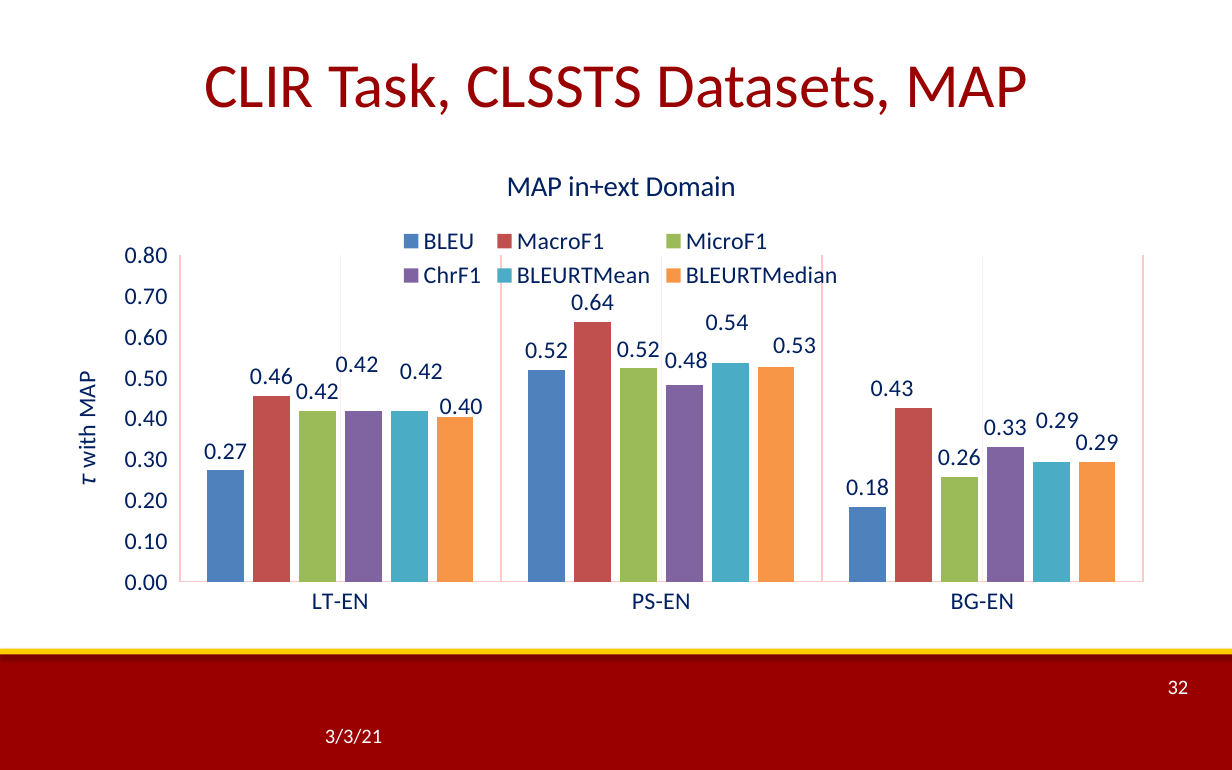
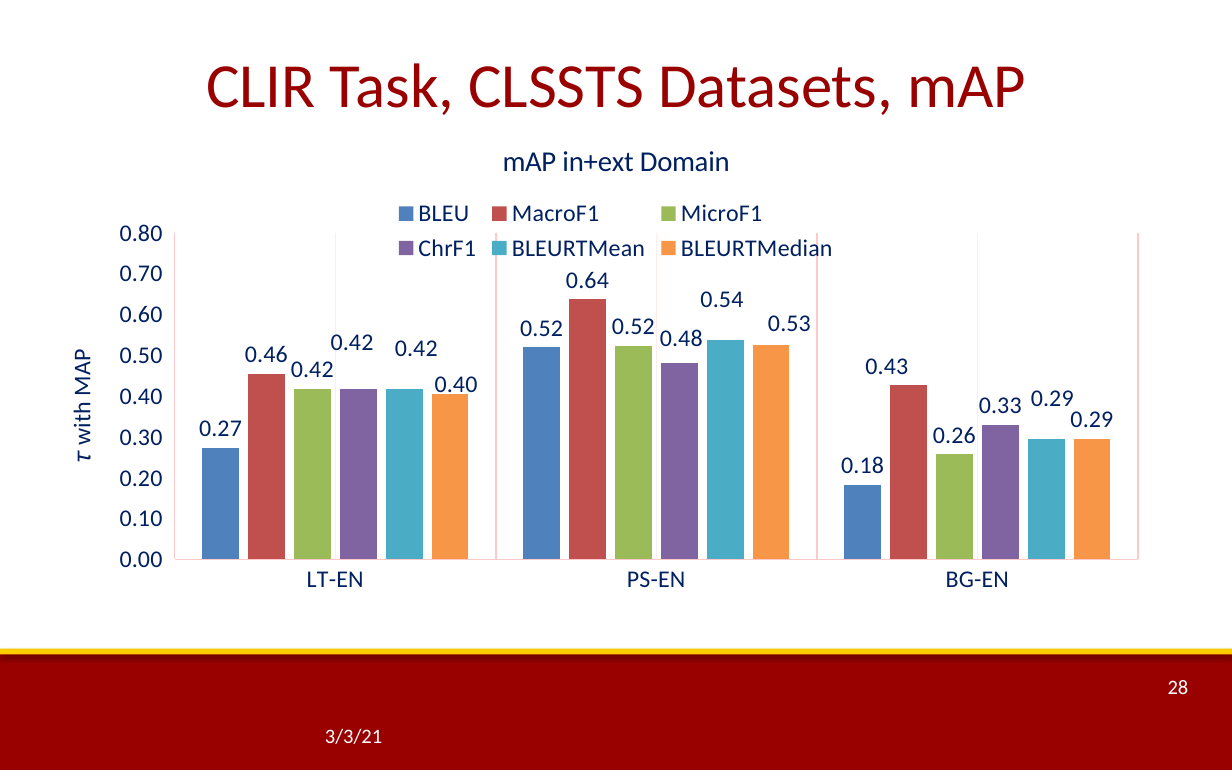
Before and after one commit to thammegowda/phd, a slide deck: slide 28 of quals-ppt/rev2-NMT-with-Imbalanced-Classes.pptx (slide 32 before the commit). Drawn at 1232x770 pixels with LibreOffice and Linux fonts; fonts in the diff are those of the drawing; background and template pictures are left out. Boxes give left, top, right and bottom in pixels: in the first picture for what was removed or moved away, otherwise in the second. Text is boxed around its words. In the diff, an @@ line names an element or a change of style, - is before the commit and + after.

```diff
--- a/quals-ppt/rev2-NMT-with-Imbalanced-Classes.pptx
+++ b/quals-ppt/rev2-NMT-with-Imbalanced-Classes.pptx
@@ title at (206, 63, 1026, 115): text changed @@
-CLIR Task, CLSSTS Datasets, MAP
+CLIR Task, CLSSTS Datasets, mAP
@@ column chart at (60, 122, 1173, 612) @@
@@ title "MAP in+ext Domain " to "mAP in+ext Domain " @@
@@ column chart: place and size @@
-column chart at (65, 144, 1178, 634)
+column chart at (60, 122, 1173, 612)
@@ page number at (1168, 680, 1189, 694): text changed @@
-32
+28
```
Also in this commit, not shown: 21 other slides changed, 3 slides added, 2 slides removed, 3 other files.
